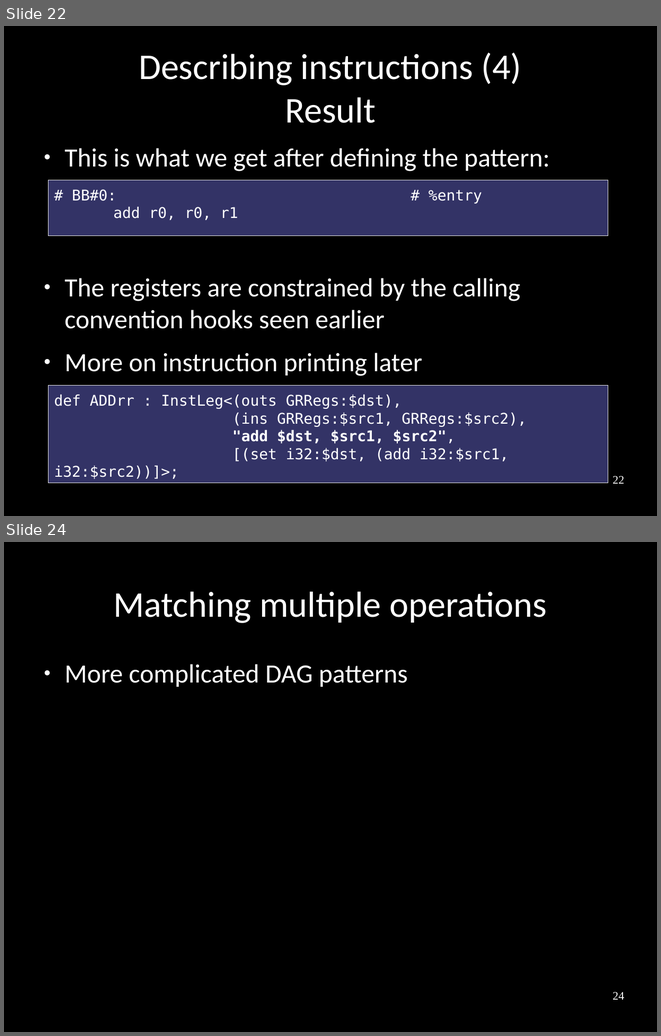
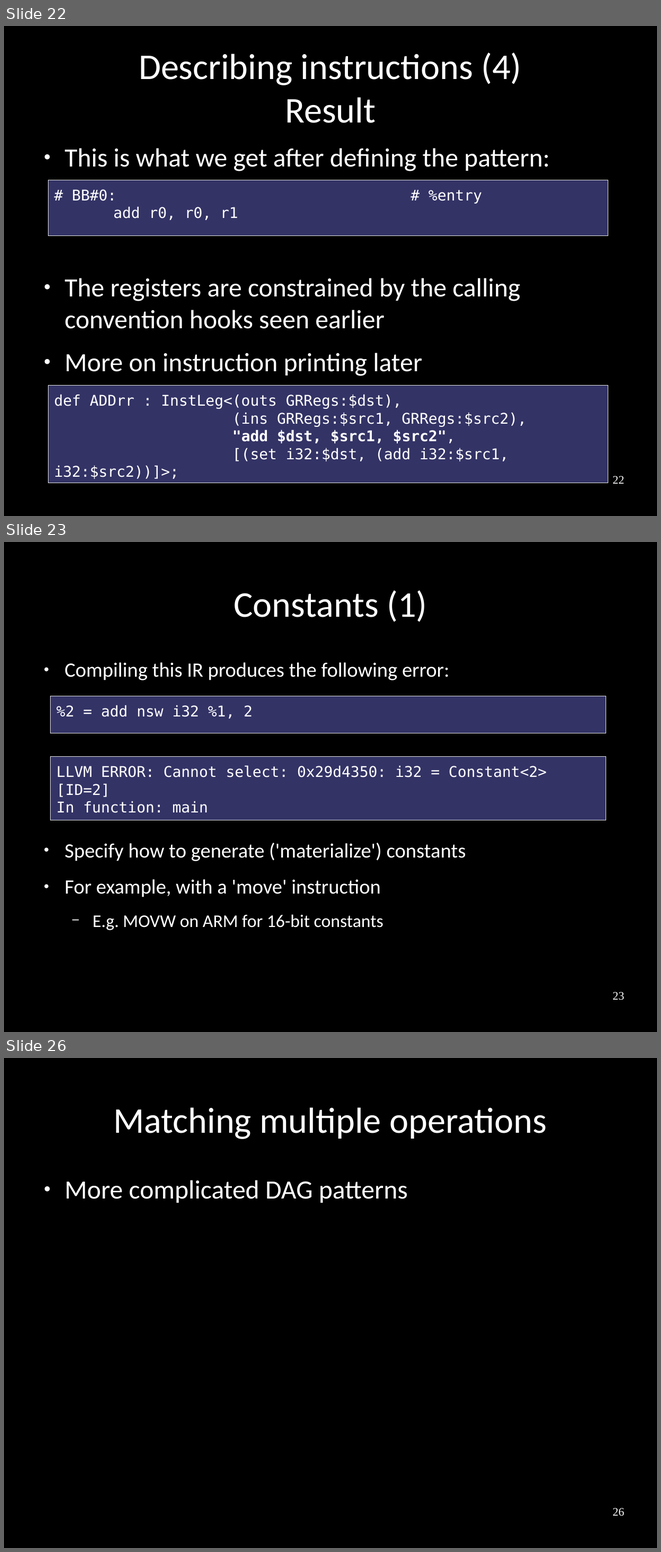
Before and after one commit to frasercrmck/llvm-leg, a slide deck: docs/Codeplay/Slides.odp. Shown one above the other, each under a label of ours: slides 22 and 24 before the commit, slides 22, 23 and 26 after it; the slides between them are not shown. The pictures are 661x1036 and 661x1552 pixels, drawn with LibreOffice and Linux fonts; fonts in the diff are those of the drawing. Boxes give left, top, right and bottom in pixels: in the first picture for what was removed or moved away, otherwise in the second. Text is boxed around its words. In the diff, an @@ line names an element or a change of style, - is before the commit and + after.

Commit message:
Constants

```diff
--- a/docs/Codeplay/Slides.odp
+++ b/docs/Codeplay/Slides.odp
@@ slide 23 added at bbox=[4, 542, 657, 1032], background #000000 @@
@@ title added at bbox=[233, 590, 427, 622], 44 pt, text #FFFFFF @@
+Constants (1)
@@ text added at bbox=[64, 662, 466, 930], 24.8 pt, text #FFFFFF @@
+● Compiling this IR produces the following error:
+● Specify how to generate ('materialize') constants
+● For example, with a 'move' instruction
+  − E.g. MOVW on ARM for 16-bit constants
@@ rectangle added at bbox=[51, 696, 606, 733], fill #333366, outline #E6E6E6 0 pt, 18 pt, text #FFFFFF @@
+%2 = add nsw i32 %1, 2
@@ rectangle added at bbox=[51, 757, 606, 820], fill #333366, outline #E6E6E6 0 pt, 18 pt, text #FFFFFF @@
+LLVM ERROR: Cannot select: 0x29d4350: i32 = Constant<2> [ID=2]
+In function: main
@@ page number added at bbox=[612, 991, 624, 1000], 14 pt, text #FFFFFF @@
+23
@@ what was slide 24 is now slide 26 @@
@@ page number at bbox=[612, 1507, 624, 1516]: text changed @@
-24
+26
```
Also in this commit, not shown: 3 slides changed, 3 other slides added, 1 slide removed.
